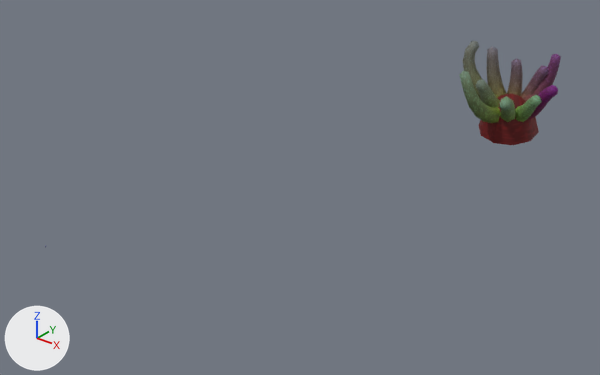
A saved change to the glTF model app/src/main/assets/models/finger_leather.glb.
Before and after are seen from a camera (50 mm lens) standing at (102.2, -63.8, 65.4) and looking at (50.9, 0.3, 25.7). Lighting does not change. The marker at lower left points along +X, +Y and +Z. The picture after the commit comes second. Where no turn or scale is listed for an object, it has been applied to the vertices.

Names of what the first picture shows: 'Body'.
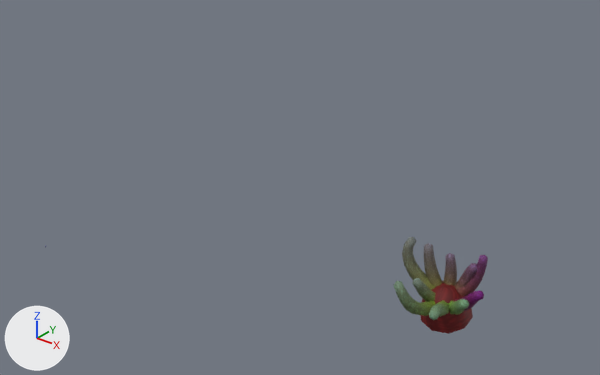
Boxes [x1, y1, x2, y2] around the edits, measured in the pictures (600 x 375 px; the box of a moved part takes in the faces that stretch with it):
```json
{"object": "Body", "change": "reshaped", "before": [459, 41, 561, 145], "after": [393, 237, 488, 334], "on screen": "7% narrower, 7% shorter"}
{"part": 1, "of": "me_body", "change": "moved or reshaped", "before": [479, 94, 539, 145], "after": [420, 281, 473, 334]}
{"part": 2, "of": "me_body", "change": "moved or reshaped", "before": [528, 85, 558, 120], "after": [454, 291, 484, 312]}
{"part": 3, "of": "me_body", "change": "moved or reshaped", "before": [523, 54, 561, 101], "after": [457, 255, 488, 296]}
{"part": 4, "of": "me_body", "change": "moved or reshaped", "before": [507, 58, 523, 96], "after": [443, 253, 457, 286]}
{"part": 5, "of": "me_body", "change": "moved or reshaped", "before": [475, 80, 500, 108], "after": [412, 278, 436, 301]}
{"part": 6, "of": "me_body", "change": "moved or reshaped", "before": [459, 41, 549, 123], "after": [393, 237, 477, 320]}
```

Edits to the scene script, one JSON object a line:
```json
{"block": "me_body", "where": "# used by ob_body; location = (0.0, 0.0, 0.0)"}
{"op": "remove", "block": "me_body", "code": "me_body.from_pydata(...)  # 461 vertices, 830 faces; spans x 74.29..82.13, y -14.62..-7.07, z 41.96..48.44"}
{"op": "add", "block": "me_body", "code": "me_body.from_pydata(...)  # 461 vertices, 830 faces; spans x 71.88..79.73, y -17.48..-9.69, z 25.8..32.43"}
{"block": "me_body", "change": "me_body part 1: the loose piece of 31 vertices spanning x 76.19..80.38, y -11.37..-7.07, z 41.96..45.36 is multiplied about its middle by the matrix ((1.0, 0.004, 0.001), (-0.004, 0.996, -0.084), (-0.002, 0.084, 0.996)), then moved by (-2.4, -2.68, -15.98)"}
{"block": "me_body", "change": "me_body part 2: the loose piece of 43 vertices spanning x 78.99..82.13, y -10.9..-9.23, z 43.46..46.9 is turned 4.6 degrees about the x axis through its middle, then moved by (-2.4, -2.81, -16.06)"}
{"block": "me_body", "change": "me_body part 3: the loose piece of 43 vertices spanning x 78.46..81.03, y -9.49..-7.55, z 43.71..48.33 is multiplied about its middle by the matrix ((1.0, 0.004, 0.0), (-0.004, 0.996, -0.085), (-0.001, 0.085, 0.996)), then moved by (-2.39, -2.89, -15.93)"}
{"block": "me_body", "change": "me_body part 4: the loose piece of 43 vertices spanning x 77.48..78.78, y -9.35..-7.74, z 43.86..47.47 is multiplied about its middle by the matrix ((1.0, 0.005, 0.001), (-0.005, 0.997, -0.077), (-0.002, 0.077, 0.997)), then moved by (-2.39, -2.84, -15.93)"}
{"block": "me_body", "change": "me_body part 5: the loose piece of 43 vertices spanning x 76.42..78.43, y -11.85..-9.54, z 43.49..46.49 is multiplied about its middle by the matrix ((1.0, 0.008, 0.004), (-0.007, 0.997, -0.073), (-0.005, 0.073, 0.997)), then moved by (-2.4, -2.77, -16.1)"}
{"block": "me_body", "change": "me_body part 6: 258 of 461 vertices moved; they spanned x 74.29..81.27, y -14.62..-7.84, z 43.25..48.44 and now span x 71.88..78.87, y -17.48..-10.7, z 27.13..32.43; mean shift (-2.41, -2.84, -16.1); largest move (76.36, -13.99, 47.41) -> (73.92, -17.05, 30.88)"}
```
